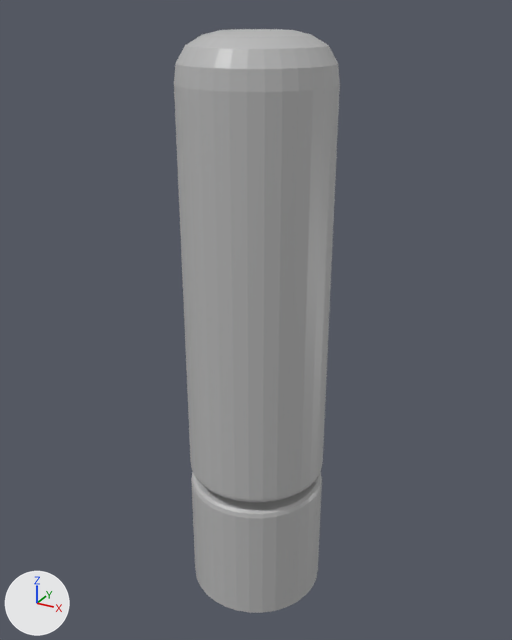
An edit to the Blender file Assets/Resources/CheckPoint.blend, drawn before and after from the same camera.
Camera for both pictures: a 50 mm lens placed at (1.087, -1.982, 1.085), pointed at (-0.017, 0.025, 0.082). Lighting does not change. The marker at lower left points along +X, +Y and +Z.
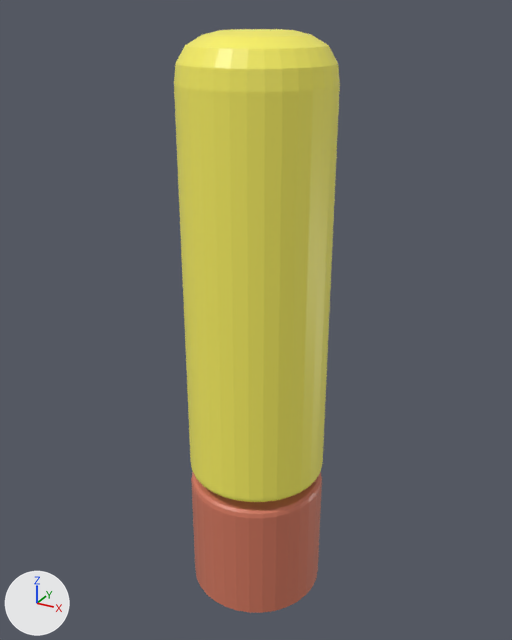
Pixel boxes (x1, y1, x2, y2) of what changed, in the pictures (512 x 640 px):
'Cylinder', surface changed (grey to yellow): (174, 29, 340, 613) in both

What changed in the scene script:
```text
Add img_textura_checkpoint_001:
    img_textura_checkpoint_001 = load_image('Textura_checkpoint.001', 'Textura_checkpoint.png', 1024, 1024, 'sRGB')
Change mat_material:
    where n1 = _N.new('ShaderNodeBsdfPrincipled'); n1.name = 'Principled BSDF'
    remove n1.inputs[0].default_value = (0.5, 0.5, 0.5, 1.0)  # 'Base Color', grey #bcbcbc
    add n2 = _N.new('ShaderNodeTexImage'); n2.name = 'Image Texture'
    add n2.image = img_textura_checkpoint_001
    add n3 = _N.new('ShaderNodeMapping'); n3.name = 'Mapping'
    add n4 = _N.new('ShaderNodeTexCoord'); n4.name = 'Texture Coordinate'
    add _L.new(n2.outputs[0], n1.inputs[0])  # 'Color' to 'Base Color'
    add _L.new(n3.outputs[0], n2.inputs[0])  # 'Vector' to 'Vector'
    add _L.new(n4.outputs[2], n3.inputs[0])  # 'UV' to 'Vector'
```
